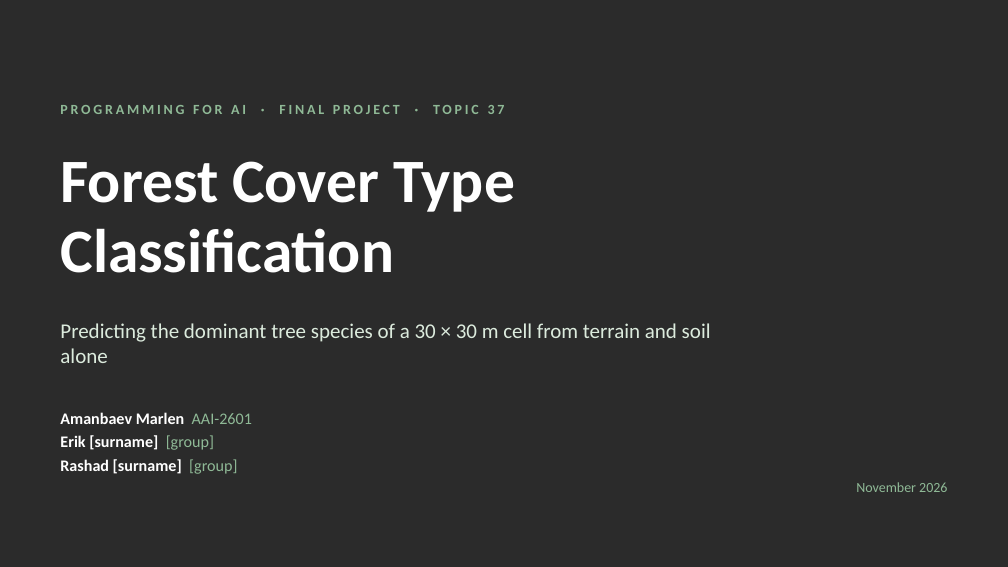
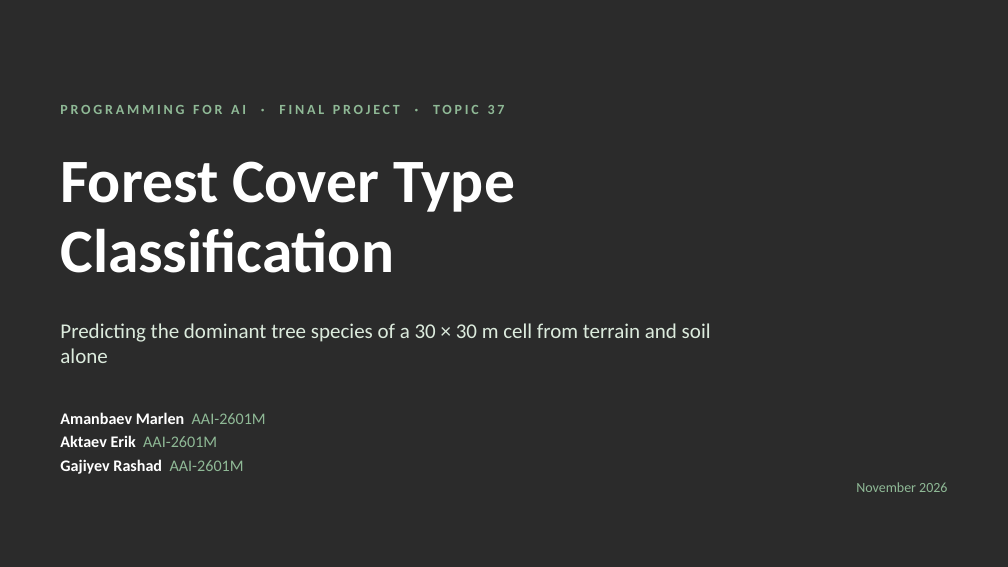
Before and after one commit to mara-werils/forest-cover-classification, a slide deck: slide 1 of docs/Presentation_Forest_Cover_Classification.pptx. Drawn at 1008x567 pixels with LibreOffice and Linux fonts; fonts in the diff are those of the drawing; background and template pictures are left out; a plain dark background stands for a picture behind light text. Boxes give left, top, right and bottom in pixels: in the first picture for what was removed or moved away, otherwise in the second. Text is boxed around its words. In the diff, an @@ line names an element or a change of style, - is before the commit and + after.

```diff
--- a/docs/Presentation_Forest_Cover_Classification.pptx
+++ b/docs/Presentation_Forest_Cover_Classification.pptx
@@ text at [60, 412, 266, 474]: text changed @@
-Amanbaev Marlen AAI-2601
-Erik [surname] [group]
-Rashad [surname] [group]
+Amanbaev Marlen AAI-2601M
+Aktaev Erik AAI-2601M
+Gajiyev Rashad AAI-2601M
```
Also in this commit, not shown: 6 other slides changed, 2 slides added, 20 other files.
